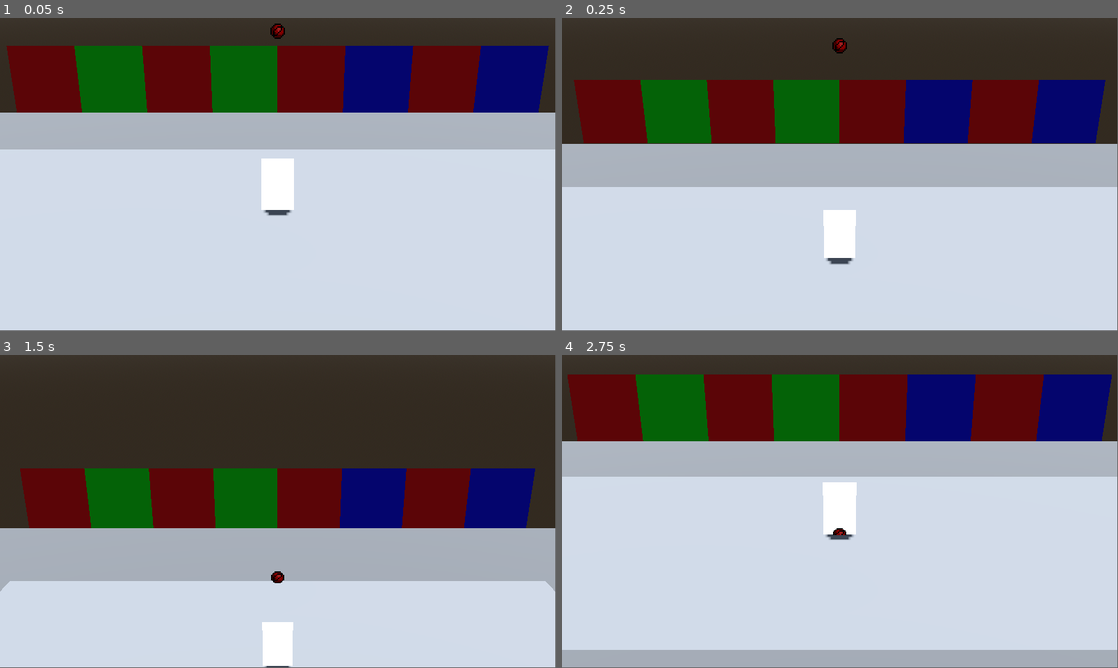
Above: before the commit, frames 1-4 (two rows, left to right).
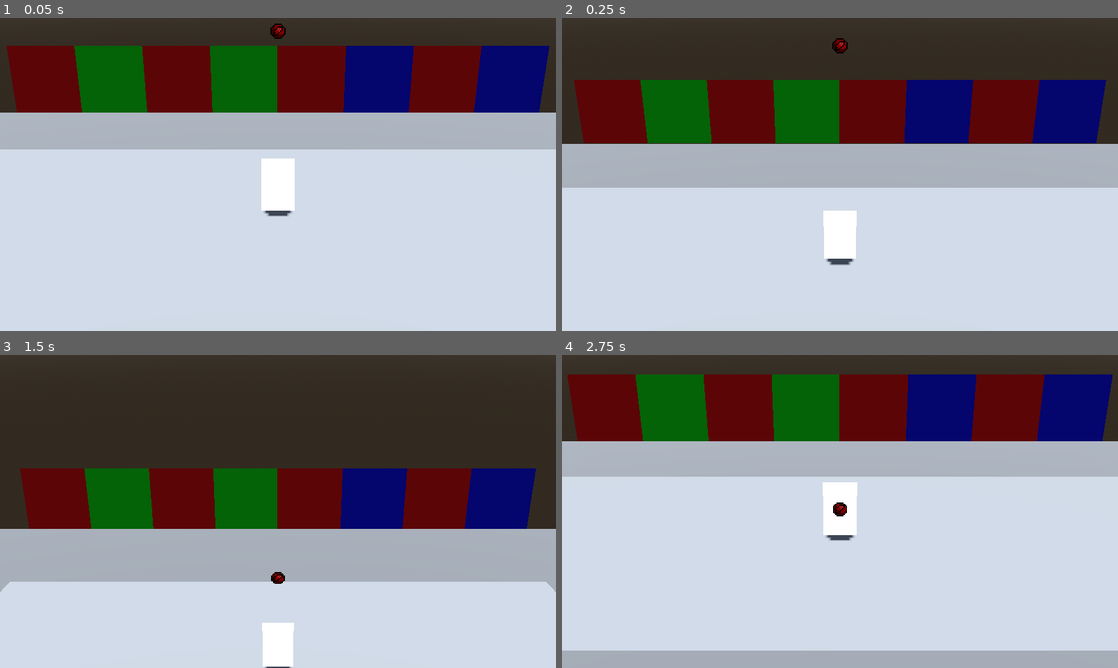
Above: after the commit, the same moments.

Repository: ekumagair/RiskyHoops
Game: Godot game, scene res://Maps/map_template.tscn
Two runs of this game, one before a commit and one after it. Both use one fixed random seed, a clock stepped at 60 frames per second and the inputs below.
Inputs:
- Up to frame 1 (0.05 s): no input
- Up to frame 2 (0.25 s): no input
- Up to frame 3 (1.5 s): no input
- Up to frame 4 (2.75 s): no input
In our replay, the window is 799x449 before the commit and 800x450 after it. These sizes can differ from the game's own. Grey fills any space a smaller window leaves; there, only what the larger window draws over its background counts as a difference.

The runs differ from the first frame. In frame 1, 0.2% of the frame differs, in the area x 47-100%, y 0-64%; in frame 2, 0.5%; in frame 3, 0.7%, in the area x 0-100%, y 0-100%; in frame 4, 0.6%.

Commit message:
Basket, main menu mockup
Added basket script, Game Manager, logo, main menu mockup and Windows export preset. Updated .gitignore.

Diff:
--- a/Maps/map_template.tscn
+++ b/Maps/map_template.tscn
@@ -1,8 +1,10 @@
 [gd_scene format=3 uid="uid://crbx0u56m2f3r"]
 
 [ext_resource type="Script" uid="uid://cjndkpe628wa" path="res://Scripts/Character.gd" id="1_8gieq"]
+[ext_resource type="Script" uid="uid://c7kbmqnrl1bqh" path="res://Scripts/GameManager.gd" id="1_416mt"]
 [ext_resource type="Texture2D" uid="uid://dxeaxrrttsw8w" path="res://Sprites/Objects/Basket/BasketL.png" id="1_fqdin"]
 [ext_resource type="Script" uid="uid://bvjlg0vqkn483" path="res://Scripts/Ball.gd" id="2_41u4d"]
+[ext_resource type="Script" uid="uid://464qasrlmumb" path="res://Scripts/Basket.gd" id="2_ry5na"]
 [ext_resource type="Material" uid="uid://bqaby455a8sra" path="res://Sprites/Objects/Ball/tres/ball1.tres" id="2_sqj7u"]
 [ext_resource type="Script" uid="uid://4ir1ks2njd2b" path="res://Scripts/CameraManager.gd" id="4_fuxmd"]
 
@@ -28,10 +30,10 @@
 albedo_color = Color(0.446777, 0.44677705, 0.44677705, 1)
 
 [sub_resource type="BoxShape3D" id="BoxShape3D_fuxmd"]
-size = Vector3(40, 10, 7)
+size = Vector3(40, 20, 7)
 
 [sub_resource type="BoxShape3D" id="BoxShape3D_fqdin"]
-size = Vector3(8, 10, 20)
+size = Vector3(8, 20, 20)
 
 [sub_resource type="QuadMesh" id="QuadMesh_fuxmd"]
 size = Vector2(4, 4)
@@ -55,7 +57,26 @@
 texture_filter = 0
 
 [sub_resource type="BoxMesh" id="BoxMesh_fqdin"]
-size = Vector3(6, 0.1, 0.5)
+size = Vector3(10.5, 0.1, 0.5)
+
+[sub_resource type="TorusMesh" id="TorusMesh_ry5na"]
+inner_radius = 0.3
+outer_radius = 0.5
+rings = 16
+ring_segments = 16
+
+[sub_resource type="BoxMesh" id="BoxMesh_ym8j8"]
+size = Vector3(0.3, 1, 2)
+
+[sub_resource type="BoxShape3D" id="BoxShape3D_ym8j8"]
+size = Vector3(1, 2, 2)
+
+[sub_resource type="CylinderShape3D" id="CylinderShape3D_ry5na"]
+height = 0.6
+radius = 0.4
+
+[sub_resource type="BoxShape3D" id="BoxShape3D_ry5na"]
+size = Vector3(0.2, 0.6, 0.6)
 
 [sub_resource type="BoxMesh" id="BoxMesh_mq4ix"]
 
@@ -87,6 +108,27 @@
 
 [node name="MapTemplate" type="Node3D" unique_id=418248219]
 
+[node name="GameManager" type="Node" parent="." unique_id=248453189 node_paths=PackedStringArray("baskets")]
+script = ExtResource("1_416mt")
+baskets = [NodePath("../Environment/Baskets/Basket")]
+
+[node name="GameCanvas" type="CanvasLayer" parent="." unique_id=2129462732]
+
+[node name="Control" type="Control" parent="GameCanvas" unique_id=1937122061]
+layout_mode = 3
+anchors_preset = 15
+anchor_right = 1.0
+anchor_bottom = 1.0
+grow_horizontal = 2
+grow_vertical = 2
+
+[node name="Scoreboard" type="Control" parent="GameCanvas/Control" unique_id=1429395086]
+layout_mode = 1
+anchors_preset = 10
+anchor_right = 1.0
+offset_bottom = 192.0
+grow_horizontal = 2
+
 [node name="Settings" type="Node3D" parent="." unique_id=271052129]
 
 [node name="WorldEnvironment" type="WorldEnvironment" parent="Settings" unique_id=394146146]
@@ -115,28 +157,28 @@
 [node name="InvisibleWalls" type="Node3D" parent="Environment" unique_id=1205282907]
 
 [node name="StaticBody3D_N" type="StaticBody3D" parent="Environment/InvisibleWalls" unique_id=9779181]
-transform = Transform3D(1, 0, 0, 0, 1, 0, 0, 0, 1, 0, 5, -11)
+transform = Transform3D(1, 0, 0, 0, 1, 0, 0, 0, 1, 0, 10, -11)
 
 [node name="CollisionShape3D" type="CollisionShape3D" parent="Environment/InvisibleWalls/StaticBody3D_N" unique_id=778320610]
 shape = SubResource("BoxShape3D_fuxmd")
 debug_color = Color(0, 0.6, 0.69803923, 1)
 
 [node name="StaticBody3D_S" type="StaticBody3D" parent="Environment/InvisibleWalls" unique_id=1381614170]
-transform = Transform3D(1, 0, 0, 0, 1, 0, 0, 0, 1, 0, 5, 11)
+transform = Transform3D(1, 0, 0, 0, 1, 0, 0, 0, 1, 0, 10, 11)
 
 [node name="CollisionShape3D" type="CollisionShape3D" parent="Environment/InvisibleWalls/StaticBody3D_S" unique_id=1600284602]
 shape = SubResource("BoxShape3D_fuxmd")
 debug_color = Color(0, 0.6, 0.69803923, 1)
 
 [node name="StaticBody3D_W" type="StaticBody3D" parent="Environment/InvisibleWalls" unique_id=1988601307]
-transform = Transform3D(1, 0, 0, 0, 1, 0, 0, 0, 1, -18, 5, 0)
+transform = Transform3D(1, 0, 0, 0, 1, 0, 0, 0, 1, -18, 10, 0)
 
 [node name="CollisionShape3D" type="CollisionShape3D" parent="Environment/InvisibleWalls/StaticBody3D_W" unique_id=219957605]
 shape = SubResource("BoxShape3D_fqdin")
 debug_color = Color(0, 0.6, 0.69803923, 1)
 
 [node name="StaticBody3D_E" type="StaticBody3D" parent="Environment/InvisibleWalls" unique_id=570302938]
-transform = Transform3D(1, 0, 0, 0, 1, 0, 0, 0, 1, 18, 5, 0)
+transform = Transform3D(1, 0, 0, 0, 1, 0, 0, 0, 1, 18, 10, 0)
 
 [node name="CollisionShape3D" type="CollisionShape3D" parent="Environment/InvisibleWalls/StaticBody3D_E" unique_id=1373630899]
 shape = SubResource("BoxShape3D_fqdin")
@@ -188,6 +230,7 @@
 
 [node name="Basket" type="Node3D" parent="Environment/Baskets" unique_id=1896120956]
 transform = Transform3D(1, 0, 0, 0, 1, 0, 0, 0, 1, -14, 0, 0)
+script = ExtResource("2_ry5na")
 
 [node name="Model" type="Node3D" parent="Environment/Baskets/Basket" unique_id=1920946928]
 transform = Transform3D(1, 0, 0, 0, 1, 0, 0, 0, 1, -1, 0, 0)
@@ -198,9 +241,46 @@
 surface_material_override/0 = SubResource("StandardMaterial3D_ym8j8")
 
 [node name="Shadow" type="MeshInstance3D" parent="Environment/Baskets/Basket/Model" unique_id=2054694901]
-transform = Transform3D(1, 0, 0, 0, 1, 0, 0, 0, 1, 0, 3, 0)
+transform = Transform3D(1, 0, 0, 0, 1, 0, 0, 0, 1, -3, 3, 0)
 cast_shadow = 3
 mesh = SubResource("BoxMesh_fqdin")
+
+[node name="Shadow2" type="MeshInstance3D" parent="Environment/Baskets/Basket/Model" unique_id=1681298970]
+transform = Transform3D(1, 0, 0, 0, 1, 0, 0, 0, 1, 2.5, 4, 0)
+cast_shadow = 3
+mesh = SubResource("TorusMesh_ry5na")
+
+[node name="Shadow3" type="MeshInstance3D" parent="Environment/Baskets/Basket/Model" unique_id=1385083726]
+transform = Transform3D(1, 0, 0, 0, 1, 0, 0, 0, 1, 1.8, 3, 0)
+cast_shadow = 3
+mesh = SubResource("BoxMesh_ym8j8")
+
+[node name="SolidArea3D" type="Area3D" parent="Environment/Baskets/Basket/Model" unique_id=138391379]
+transform = Transform3D(1, 0, 0, 0, 1, 0, 0, 0, 1, 1.5, 4, 0)
+collision_mask = 4
+
+[node name="CollisionShape3D" type="CollisionShape3D" parent="Environment/Baskets/Basket/Model/SolidArea3D" unique_id=410696156]
+shape = SubResource("BoxShape3D_ym8j8")
+debug_color = Color(0, 0.6, 0.69803923, 1)
+
+[node name="Target" type="Node3D" parent="Environment/Baskets/Basket" unique_id=997760278]
+transform = Transform3D(1, 0, 0, 0, 1, 0, 0, 0, 1, 1.6, 4, 0)
+
+[node name="ScoreArea3D" type="Area3D" parent="Environment/Baskets/Basket/Target" unique_id=1917232066]
+collision_layer = 8
+collision_mask = 4
+
+[node name="CollisionShape3D" type="CollisionShape3D" parent="Environment/Baskets/Basket/Target/ScoreArea3D" unique_id=1289701601]
+shape = SubResource("CylinderShape3D_ry5na")
+debug_color = Color(0.9490196, 0, 0.57254905, 1)
+
+[node name="SolidArea3D" type="Area3D" parent="Environment/Baskets/Basket/Target" unique_id=1645297648]
+transform = Transform3D(1, 0, 0, 0, 1, 0, 0, 0, 1, 0.5, -0.455, 0)
+collision_mask = 4
+
+[node name="CollisionShape3D" type="CollisionShape3D" parent="Environment/Baskets/Basket/Target/SolidArea3D" unique_id=290056862]
+shape = SubResource("BoxShape3D_ry5na")
+debug_color = Color(0, 0.6, 0.69803923, 1)
 
 [node name="Objects" type="Node3D" parent="." unique_id=1818688397]
 
@@ -250,14 +330,19 @@
 
 [node name="Area3D" type="Area3D" parent="Objects/Ball" unique_id=568228148]
 collision_layer = 4
-collision_mask = 3
+collision_mask = 11
 
 [node name="CollisionShape3D" type="CollisionShape3D" parent="Objects/Ball/Area3D" unique_id=295825609]
 shape = SubResource("SphereShape3D_8gieq")
 debug_color = Color(0.8901961, 0.3137255, 0.24313726, 1)
 
 [node name="FloorRayCast" type="RayCast3D" parent="Objects/Ball" unique_id=1578923269]
-target_position = Vector3(0, -0.25, 0)
+target_position = Vector3(0, -0.3, 0)
+hit_from_inside = true
+
+[node name="HorizontalRayCast" type="RayCast3D" parent="Objects/Ball" unique_id=378418426]
+target_position = Vector3(0.3, 0, 0)
+hit_from_inside = true
 
 [node name="Model" type="Node3D" parent="Objects/Ball" unique_id=1883416390]
 
@@ -282,4 +367,5 @@
 fov = 30.0
 size = 14.812
 
+[connection signal="area_entered" from="Environment/Baskets/Basket/Target/ScoreArea3D" to="Environment/Baskets/Basket" method="_on_ball_area_entered"]
 [connection signal="area_entered" from="Objects/Character/BallHold/Area3D" to="Objects/Character" method="_on_ball_area_entered"]
--- /dev/null
+++ b/Scenes/main_menu.tscn
@@ -0,0 +1,121 @@
+[gd_scene format=3 uid="uid://b8amtw7uq5d2o"]
+
+[ext_resource type="Theme" uid="uid://bdp8nux7uxbd6" path="res://Themes/main_theme.tres" id="1_48xlc"]
+[ext_resource type="Texture2D" uid="uid://dndb318kylgpd" path="res://Sprites/WhiteSquare.png" id="2_1ehe0"]
+[ext_resource type="Texture2D" uid="uid://bcq74q515fbqk" path="res://Sprites/UI/Logo.png" id="3_1ehe0"]
+[ext_resource type="Texture2D" uid="uid://blou7vi1rwhfo" path="res://Sprites/UI/MainMenuHoops.png" id="4_ce3w2"]
+
+[node name="MainMenu" type="Control" unique_id=1007936359]
+layout_mode = 3
+anchors_preset = 15
+anchor_right = 1.0
+anchor_bottom = 1.0
+grow_horizontal = 2
+grow_vertical = 2
+theme = ExtResource("1_48xlc")
+
+[node name="TitleScreen" type="Control" parent="." unique_id=1221587614]
+layout_mode = 1
+anchors_preset = 15
+anchor_right = 1.0
+anchor_bottom = 1.0
+grow_horizontal = 2
+grow_vertical = 2
+
+[node name="Background" type="TextureRect" parent="TitleScreen" unique_id=540258980]
+self_modulate = Color(0, 0, 0, 1)
+layout_mode = 1
+anchors_preset = 15
+anchor_right = 1.0
+anchor_bottom = 1.0
+grow_horizontal = 2
+grow_vertical = 2
+texture = ExtResource("2_1ehe0")
+
+[node name="PressAnyButtonLabel" type="Label" parent="TitleScreen" unique_id=1876583725]
+layout_mode = 1
+anchors_preset = 8
+anchor_left = 0.5
+anchor_top = 0.5
+anchor_right = 0.5
+anchor_bottom = 0.5
+offset_left = -960.0
+offset_top = 324.0
+offset_right = 960.0
+offset_bottom = 356.0
+grow_horizontal = 2
+grow_vertical = 2
+text = "PRESS ANY BUTTON TO START"
+horizontal_alignment = 1
+vertical_alignment = 1
+
+[node name="CreditLabel" type="Label" parent="TitleScreen" unique_id=1847860063]
+layout_mode = 1
+anchors_preset = 8
+anchor_left = 0.5
+anchor_top = 0.5
+anchor_right = 0.5
+anchor_bottom = 0.5
+offset_top = 508.0
+offset_right = 960.0
+offset_bottom = 540.0
+grow_horizontal = 2
+grow_vertical = 2
+text = "MADE BY EDUARDO KUMAGAI"
+horizontal_alignment = 2
+vertical_alignment = 1
+
+[node name="VersionLabel" type="Label" parent="TitleScreen" unique_id=398208839]
+layout_mode = 1
+anchors_preset = 8
+anchor_left = 0.5
+anchor_top = 0.5
+anchor_right = 0.5
+anchor_bottom = 0.5
+offset_left = -960.0
+offset_top = 508.0
+offset_bottom = 540.0
+grow_horizontal = 2
+grow_vertical = 2
+text = "V 1.0"
+vertical_alignment = 1
+
+[node name="TextureRect" type="TextureRect" parent="TitleScreen" unique_id=1919695045]
+texture_filter = 1
+layout_mode = 1
+anchors_preset = 8
+anchor_left = 0.5
+anchor_top = 0.5
+anchor_right = 0.5
+anchor_bottom = 0.5
+offset_left = -416.0
+offset_top = -476.0
+offset_right = -208.0
+offset_bottom = -304.0
+grow_horizontal = 2
+grow_vertical = 2
+scale = Vector2(4, 4)
+texture = ExtResource("3_1ehe0")
+
+[node name="Main" type="Control" parent="." unique_id=1685508023]
+visible = false
+layout_mode = 1
+anchors_preset = 15
+anchor_right = 1.0
+anchor_bottom = 1.0
+grow_horizontal = 2
+grow_vertical = 2
+
+[node name="Background" type="TextureRect" parent="Main" unique_id=1942515058]
+texture_filter = 1
+layout_mode = 1
+anchors_preset = 15
+anchor_right = 1.0
+anchor_bottom = 1.0
+offset_left = -280.0
+offset_right = -1688.0
+offset_bottom = -856.0
+grow_horizontal = 2
+grow_vertical = 2
+scale = Vector2(4.825, 4.825)
+texture = ExtResource("4_ce3w2")
--- a/Scripts/Ball.gd
+++ b/Scripts/Ball.gd
@@ -2,15 +2,34 @@
 extends Node3D
 
 @onready var floorRayCast : RayCast3D = $FloorRayCast
+@onready var horizontalRayCast : RayCast3D = $HorizontalRayCast
 
 var held : bool = false
+var scoring : bool = false
 var velocity : Vector3 = Vector3(0, 10, 0)
 var fallSpeed : float = 15.0
 var fallSpeedBounceFactor : float = 0.6
+var horizontalSpeedLoss : float = 4.0
+var horizontalBounceFactor : float = 0.9
+var forbidCharacter : Character
+var ballDirection : Vector3 = Vector3(0, 1, 0)
+
+func _process(delta : float) -> void:
+	update_direction()
 
 func _physics_process(delta : float) -> void:
+	if is_on_floor() and forbidCharacter != null:
+		forbidCharacter = null
+	if is_on_floor() and scoring:
+		held = false
+		scoring = false
+
 	if !held:
 		gravity(delta)
+
+		if !scoring:
+			horizontal_velocity(delta)
+			horizontal_bounce(delta)
 	else:
 		velocity = Vector3(0, 0, 0)
 
@@ -19,10 +38,56 @@
 func gravity(delta : float):
 	if !is_on_floor():
 		velocity.y -= fallSpeed * delta
-	elif absf(velocity.y) > 0.5:
+	elif absf(velocity.y) > 4.0:
+		translate(Vector3(0, 0.2, 0))
 		velocity.y *= absf(fallSpeedBounceFactor) * -1
 	else:
 		velocity.y = 0
 
+func horizontal_velocity(delta : float):
+	if velocity.x > 0.05:
+		velocity.x -= horizontalSpeedLoss * delta
+	elif velocity.x < -0.05:
+		velocity.x += horizontalSpeedLoss * delta
+	else:
+		velocity.x = 0
+
+	if velocity.z > 0.05:
+		velocity.z -= horizontalSpeedLoss * delta
+	elif velocity.z < -0.05:
+		velocity.z += horizontalSpeedLoss * delta
+	else:
+		velocity.z = 0
+
+func horizontal_bounce(delta : float):
+	if is_touching_wall() and (velocity.x != 0 or velocity.z != 0):
+		translate(Vector3(-0.2 * ballDirection.x, 0, -0.2 * ballDirection.z))
+
+		if ballDirection.x != 0:
+			velocity.x *= horizontalBounceFactor * -1
+		if ballDirection.z != 0:
+			velocity.z *= horizontalBounceFactor * -1
+
 func is_on_floor():
 	return floorRayCast.is_colliding()
+
+func is_touching_wall():
+	return horizontalRayCast.is_colliding()
+
+func update_direction():
+	if velocity.x > 0:
+		ballDirection.x = 1
+	elif velocity.x < 0:
+		ballDirection.x = -1
+
+	if velocity.y > 0:
+		ballDirection.y = 1
+	elif velocity.y < 0:
+		ballDirection.y = -1
+
+	if velocity.z > 0:
+		ballDirection.z = 1
+	elif velocity.z < 0:
+		ballDirection.z = -1
+
+	horizontalRayCast.target_position = Vector3(ballDirection.x * 0.3, 0, ballDirection.z * 0.3)
--- /dev/null
+++ b/Scripts/Basket.gd
@@ -0,0 +1,17 @@
+class_name Basket
+extends Node3D
+
+@export var team : int = 0
+
+@onready var ballTarget : Node3D = $Target
+
+func _on_ball_area_entered(area: Area3D) -> void:
+	var ball : Ball = area.get_parent()
+
+	if ball.held or ball.scoring or ball.velocity.y > 0:
+		return
+
+	ball.held = false
+	ball.scoring = true
+	ball.velocity = Vector3(0, 0, 0)
+	ball.global_position = Vector3(ballTarget.global_position.x, ballTarget.global_position.y - 0.1, ballTarget.global_position.z - 0.5)
--- a/Scripts/CameraManager.gd
+++ b/Scripts/CameraManager.gd
@@ -31,5 +31,6 @@
 		targetPos.y = cameraDefaultPos.y * 1.8
 
 	targetPos.z = camera.global_position.z
+	targetPos.x = clampf(targetPos.x, -7.5, 7.5)
 
 	camera.global_position = camera.global_position.move_toward(targetPos, cameraFollowSpeed * delta)
--- a/Scripts/Character.gd
+++ b/Scripts/Character.gd
@@ -10,6 +10,14 @@
 @onready var ballHold : Node3D = $BallHold
 
 var heldBall : Ball
+var charDirection : Vector3 = Vector3(1, 1, 0)
+var charDirectionPressed : Vector3 = Vector3(0, 0, 0)
+
+func _process(delta : float) -> void:
+	if playerId > -1:
+		player_actions_process(delta)
+
+	update_direction()
 
 func _physics_process(delta : float) -> void:
 	if playerId > -1:
@@ -36,7 +44,30 @@
 	if Input.is_action_just_pressed("jump_p" + idStr) and is_on_floor():
 		velocity.y = jumpVelocity
 
+	if direction.x != 0:
+		charDirectionPressed.x += delta
+	elif charDirectionPressed.x > 0:
+		charDirectionPressed.x = 0
+
+	if direction.z != 0:
+		charDirectionPressed.z += delta
+	elif charDirectionPressed.z > 0:
+		charDirectionPressed.z = 0
+
 	move_and_slide()
+
+func player_actions_process(delta : float) -> void:
+	var idStr : String = str(playerId + 1)
+
+	if Input.is_action_just_pressed("ball_p" + idStr) and heldBall != null:
+		if is_on_floor():
+			release_ball(Vector3(10 * charDirection.x, 10, 0))
+		else:
+			var force : Vector3 = get_release_ball_force_towards(global.gManager.get_basket(0).ballTarget.global_position)
+			force.x *= 1 if charDirectionPressed.x > 0 else 0
+			force.z *= 1 if charDirectionPressed.z > 0 else 0
+
+			release_ball(Vector3(1.5 * force.x * charDirection.x, 10, 1.5 * force.z * charDirection.z))
 
 func get_horizontal_speed_factor() -> float:
 	var toReturn : float = 1.0
@@ -46,13 +77,55 @@
 
 	return toReturn
 
+func update_direction():
+	if velocity.x > 0:
+		charDirection.x = 1
+	elif velocity.x < 0:
+		charDirection.x = -1
+
+	if velocity.y > 0:
+		charDirection.y = 1
+	elif velocity.y < 0:
+		charDirection.y = -1
+
+	if velocity.z > 0:
+		charDirection.z = 1
+	elif velocity.z < 0:
+		charDirection.z = -1
+
 func _on_ball_area_entered(area : Area3D) -> void:
 	hold_ball(area.get_parent())
 
 func hold_ball(ball : Ball):
+	if heldBall != null or ball.forbidCharacter == self or ball.held or ball.scoring:
+		return
+
 	ball.held = true
 	ball.reparent(ballHold)
-	ball.position = Vector3(0, 0, 0.01)
+	ball.position = Vector3(0, 1, 0.01)
+	heldBall = ball
 
-func release_ball():
-	heldBall.reparent(get_parent())
+func release_ball(newVelocity : Vector3):
+	if heldBall == null:
+		return
+
+	heldBall.forbidCharacter = self
+	heldBall.held = false
+	heldBall.reparent(global.gManager.environment)
+	heldBall.position = heldBall.global_position
+	heldBall.velocity = newVelocity
+	heldBall = null
+
+func get_release_ball_force_towards(targetPos : Vector3) -> Vector3:
+	var toReturn : Vector3
+
+	toReturn.x = targetPos.x - global_position.x
+	toReturn.z = targetPos.z - global_position.z
+	toReturn.z *= 0.75
+
+	if abs(toReturn.x) > 0 and abs(toReturn.x) < 4:
+		toReturn.x = 4
+	if abs(toReturn.z) > 0 and abs(toReturn.z) < 2:
+		toReturn.z = 2
+
+	return abs(toReturn)
--- /dev/null
+++ b/Scripts/GameManager.gd
@@ -0,0 +1,17 @@
+class_name GameManager
+extends Node
+
+@export var baskets : Array[Basket]
+
+@onready var camera : CameraManager = get_parent().get_node("CameraManager")
+@onready var environment : Node3D = get_parent().get_node("Environment")
+
+func _ready() -> void:
+	global.gManager = self
+
+func get_basket(team : int) -> Basket:
+	for i in len(baskets):
+		if baskets[i].team == team:
+			return baskets[i]
+
+	return null
--- /dev/null
+++ b/Scripts/Global.gd
@@ -0,0 +1,3 @@
+extends Node
+
+var gManager : GameManager
--- /dev/null
+++ b/Themes/main_theme.tres
@@ -0,0 +1,7 @@
+[gd_resource type="Theme" format=3 uid="uid://bdp8nux7uxbd6"]
+
+[ext_resource type="FontFile" uid="uid://bgioctly6y63s" path="res://Fonts/m04b.TTF" id="1_8cjo3"]
+
+[resource]
+Label/font_sizes/font_size = 32
+Label/fonts/font = ExtResource("1_8cjo3")
--- a/project.godot
+++ b/project.godot
@@ -15,19 +15,25 @@
 config/features=PackedStringArray("4.6", "Forward Plus")
 config/icon="res://icon.svg"
 
+[autoload]
+
+global="*uid://bqm2cbrrljlto"
+
 [display]
 
 window/size/viewport_width=1920
 window/size/viewport_height=1080
-window/size/mode=3
+window/size/mode=4
 window/size/resizable=false
 window/size/borderless=true
+window/stretch/mode="viewport"
 
 [file_customization]
 
 folder_colors={
 "res://Maps/": "gray",
-"res://Scripts/": "green"
+"res://Scripts/": "green",
+"res://Themes/": "pink"
 }
 
 [input]
@@ -73,6 +79,7 @@
 3d_physics/layer_1="Solid"
 3d_physics/layer_2="Character"
 3d_physics/layer_3="Ball"
+3d_physics/layer_4="Basket"
 
 [physics]
 
Binary file added: Fonts/m04.TTF
Not shown, added: Fonts/m04.TTF.import
Binary file added: Fonts/m04b.TTF
Not shown, added: Fonts/m04b.TTF.import
Not shown, added: Scripts/Basket.gd.uid
Not shown, added: Scripts/GameManager.gd.uid
Not shown, added: Scripts/Global.gd.uid
Binary file added: Sprites/UI/Logo.png
Not shown, added: Sprites/UI/Logo.png.import
Binary file added: Sprites/UI/MainMenuHoops.png
Not shown, added: Sprites/UI/MainMenuHoops.png.import
Binary file added: Sprites/WhiteSquare.png
(and 3 more such lines)
